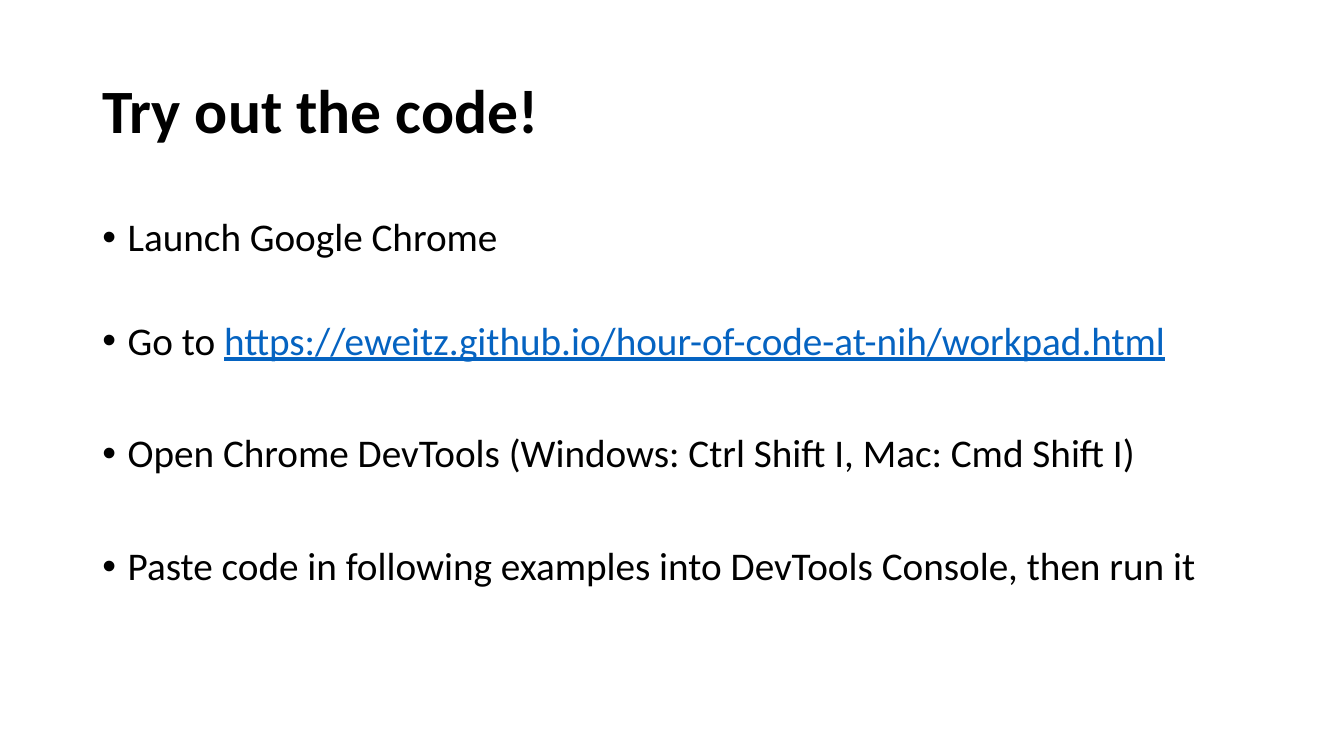
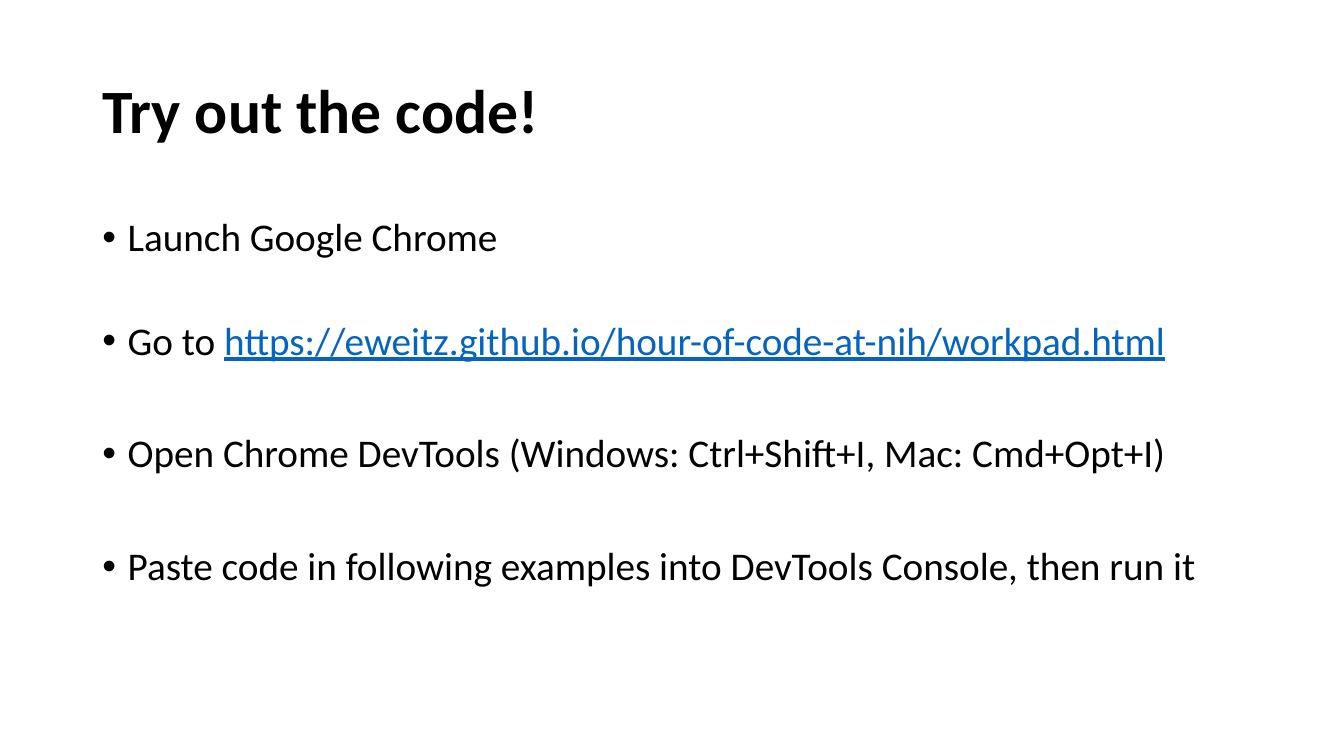
Before and after one commit to eweitz/hour-of-code-at-nih, a slide deck: slide 4 of learn-javascript-in-an-hour.pptx. Drawn at 1344x756 pixels with LibreOffice and Linux fonts; fonts in the diff are those of the drawing. Boxes give left, top, right and bottom in pixels: in the first picture for what was removed or moved away, otherwise in the second. Text is boxed around its words. In the diff, an @@ line names an element or a change of style, - is before the commit and + after.

```diff
--- a/learn-javascript-in-an-hour.pptx
+++ b/learn-javascript-in-an-hour.pptx
@@ text at (128,438,1165,474): text changed @@
-• Open Chrome DevTools (Windows: Ctrl Shift I, Mac: Cmd Shift I)
+• Open Chrome DevTools (Windows: Ctrl+Shift+I, Mac: Cmd+Opt+I)
```
Also in this commit, not shown: 3 other slides changed, 4 other files.
